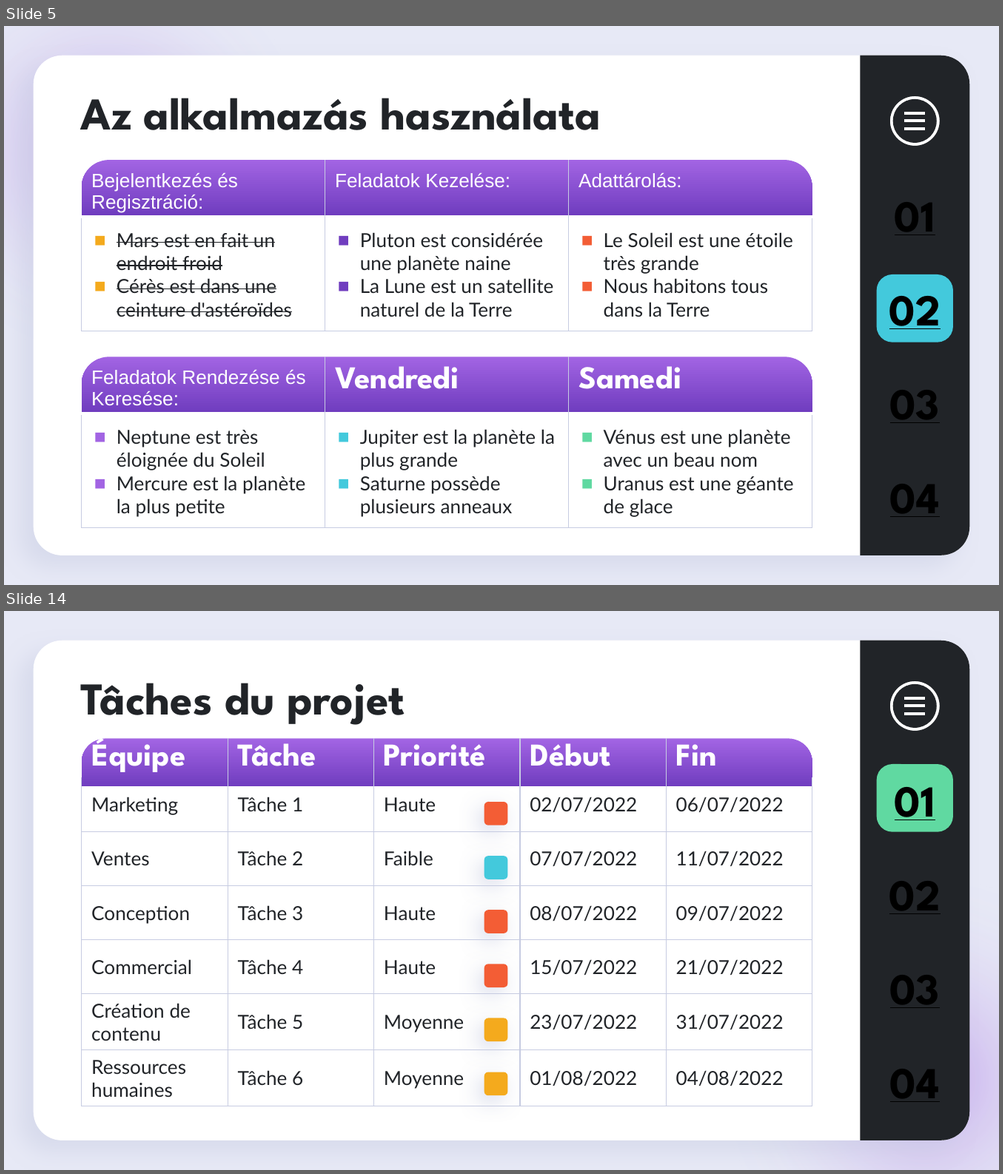
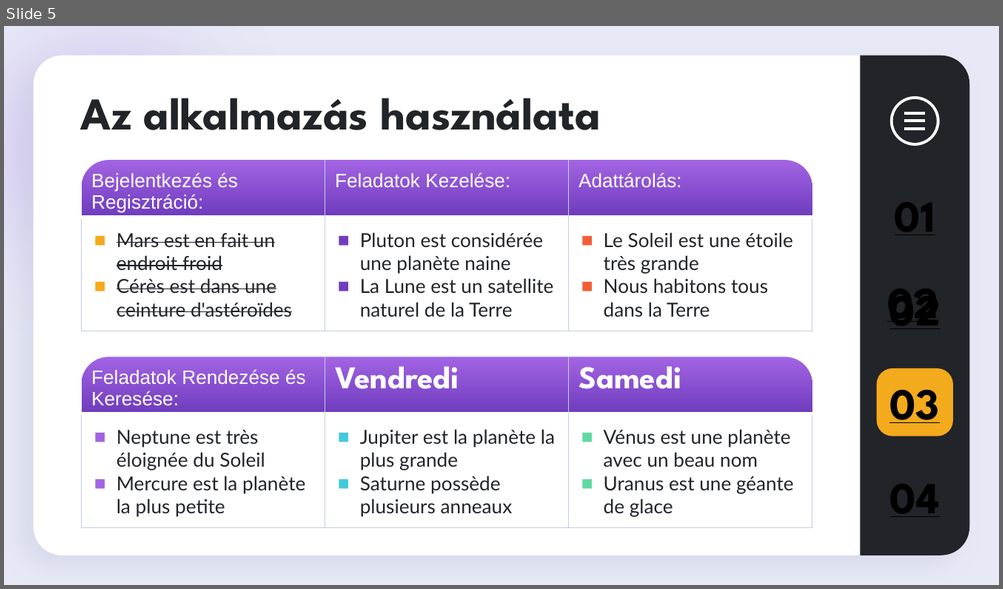
Before and after one commit to DrDevoo/ToDoApp_NextJS, a slide deck: Documents/ToDoApp Bemutató.pptx. Shown one above the other, each under a label of ours: slides 5 and 14 before the commit, slide 5 after it; the slides between them are not shown. The pictures are 1003x1174 and 1003x589 pixels, drawn with LibreOffice and Linux fonts; fonts in the diff are those of the drawing. Boxes give left, top, right and bottom in pixels: in the first picture for what was removed or moved away, otherwise in the second. Text is boxed around its words. In the diff, an @@ line names an element or a change of style, - is before the commit and + after.

```diff
--- a/Documents/ToDoApp Bemutató.pptx
+++ b/Documents/ToDoApp Bemutató.pptx
@@ slide 14 removed at bbox=[4, 611, 999, 1170], background #E7E9F6; not listed: 2 template elements that a slide beside it also shows @@
@@ title removed at bbox=[81, 683, 405, 725] @@
-Tâches du projet
@@ freeform shape removed at bbox=[889, 681, 940, 732] @@
@@ round same rect removed at bbox=[82, 738, 811, 786] @@
@@ table removed at bbox=[82, 738, 813, 1100], 7 rows, 5 columns @@
-Équipe | Tâche | Priorité | Début | Fin
-Marketing | Tâche 1 | Haute | 02/07/2022 | 06/07/2022
-Ventes | Tâche 2 | Faible | 07/07/2022 | 11/07/2022
-Conception | Tâche 3 | Haute | 08/07/2022 | 09/07/2022
-Commercial | Tâche 4 | Haute | 15/07/2022 | 21/07/2022
-Création de contenu | Tâche 5 | Moyenne | 23/07/2022 | 31/07/2022
-Ressources humaines | Tâche 6 | Moyenne | 01/08/2022 | 04/08/2022
@@ rounded rectangle removed at bbox=[876, 764, 953, 832] @@
@@ text removed at bbox=[894, 787, 935, 820] @@
-01
@@ rounded rectangle removed at bbox=[484, 802, 508, 826] @@
@@ ellipse removed at bbox=[693, 848, 999, 1170] @@
@@ rounded rectangle removed at bbox=[484, 856, 508, 880] @@
@@ text removed at bbox=[889, 860, 940, 926] @@
-02
@@ rounded rectangle removed at bbox=[484, 911, 508, 934] @@
@@ rounded rectangle removed at bbox=[484, 964, 508, 988] @@
@@ text removed at bbox=[890, 954, 940, 1020] @@
-03
@@ rounded rectangle removed at bbox=[484, 1019, 508, 1042] @@
@@ text removed at bbox=[890, 1048, 939, 1114] @@
-04
@@ rounded rectangle removed at bbox=[484, 1073, 508, 1096] @@
@@ slide 5 changed as well @@
@@ text added at bbox=[874, 275, 953, 329], 32 pt, text #000000, bold, underline @@
+02
@@ rounded rectangle removed at bbox=[876, 275, 953, 342] @@
@@ rounded rectangle added at bbox=[876, 368, 953, 436], fill #F4AA1D @@
```
Also in this commit, not shown: 5 other slides changed, 1 slide added, 30 other slides removed.
